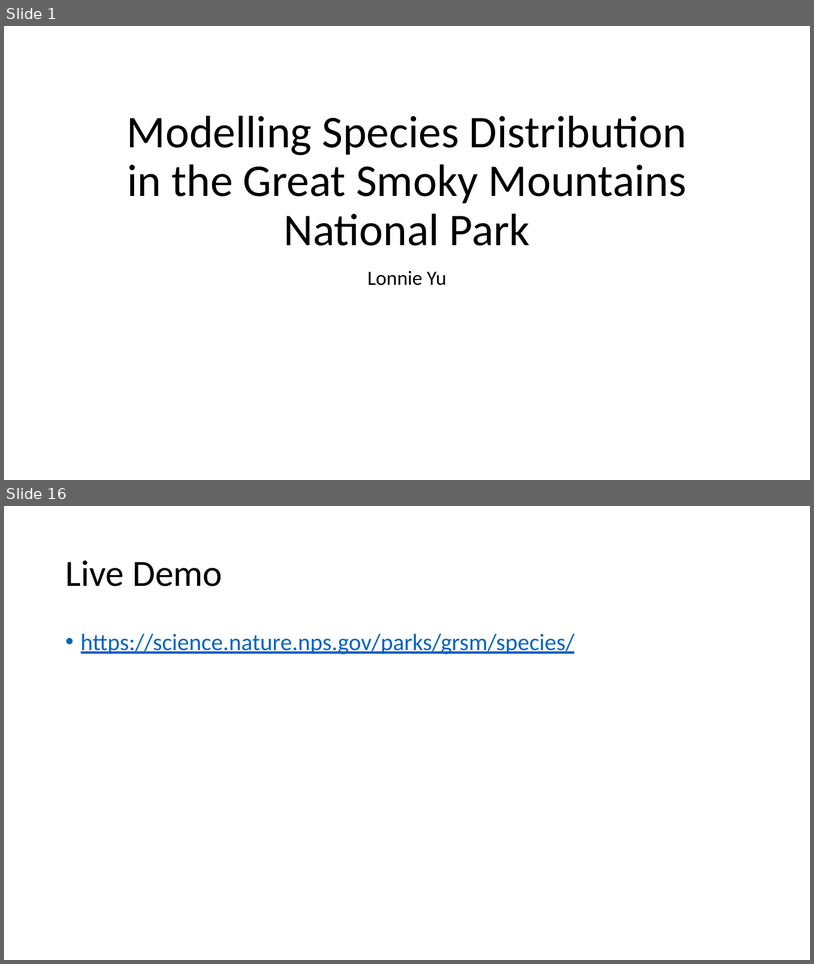
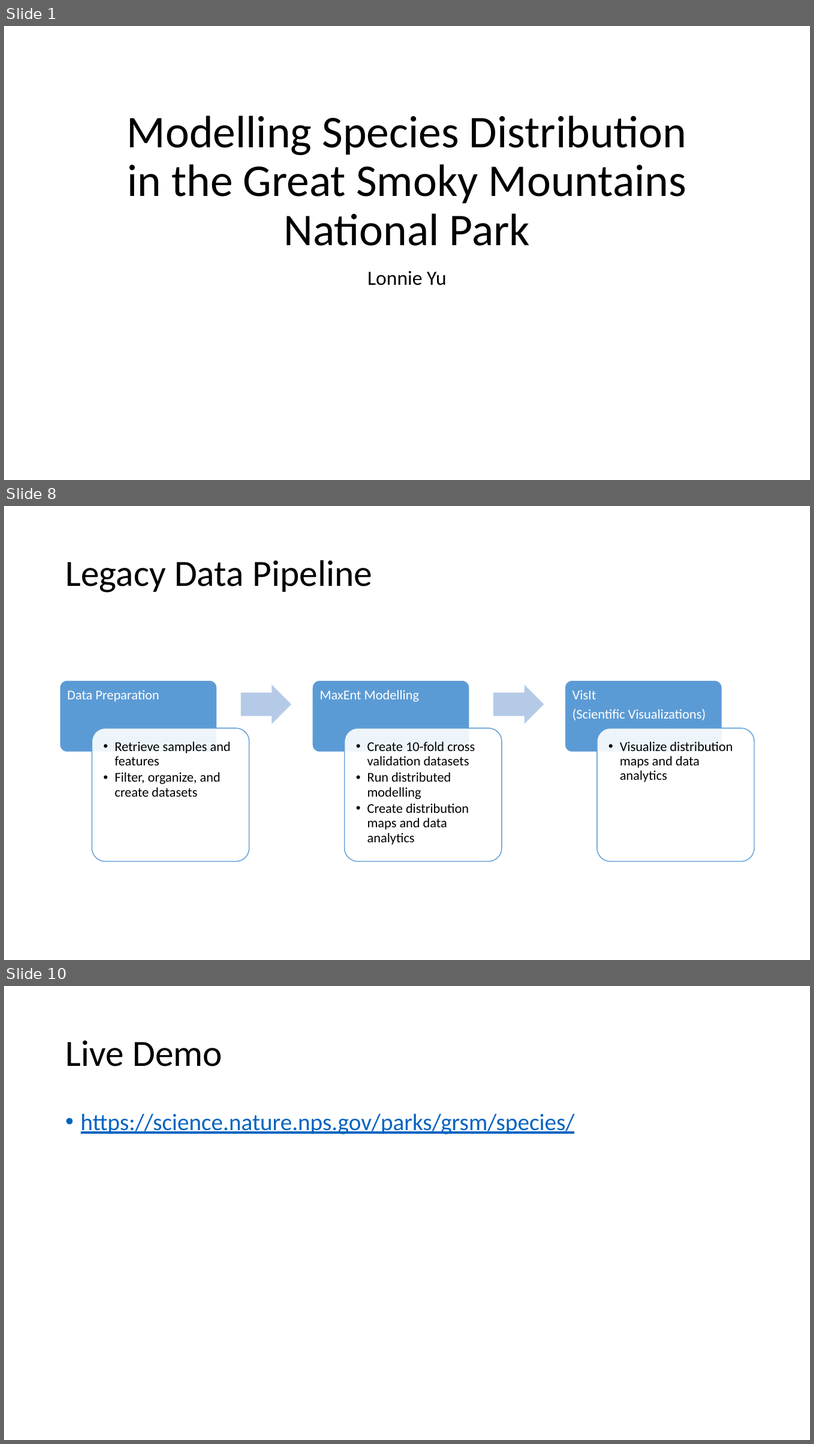
Before and after one commit to lonnieljyu/npmap-species, a slide deck: presentation/species_mapper_presentation.pptx. Shown one above the other, each under a label of ours: slides 1 and 16 before the commit, slides 1, 8 and 10 after it; the slides between them are not shown. The pictures are 814x964 and 814x1444 pixels, drawn with LibreOffice and Linux fonts; fonts in the diff are those of the drawing. Boxes give left, top, right and bottom in pixels: in the first picture for what was removed or moved away, otherwise in the second. Text is boxed around its words. In the diff, an @@ line names an element or a change of style, - is before the commit and + after.

```diff
--- a/presentation/species_mapper_presentation.pptx
+++ b/presentation/species_mapper_presentation.pptx
@@ slide 8 added at box(4, 506, 810, 960), background #FFFFFF @@
@@ title added at box(65, 560, 372, 592), 44 pt, text #000000 @@
+Legacy Data Pipeline
@@ group added at box(60, 680, 755, 861): 6 rounded rectangles, 6 texts, 2 right arrows @@
+Data Preparation
+  • Retrieve samples and features
+  • Filter, organize, and create datasets
+MaxEnt Modelling
+  • Create 10-fold cross validation datasets
+  • Run distributed modelling
+  • Create distribution maps and data analytics
+VisIt
+(Scientific Visualizations)
+  • Visualize distribution maps and data analytics
@@ what was slide 16 is now slide 10 @@
```
Also in this commit, not shown: 5 slides changed, 3 other slides added, 10 slides removed, 1 other file.
